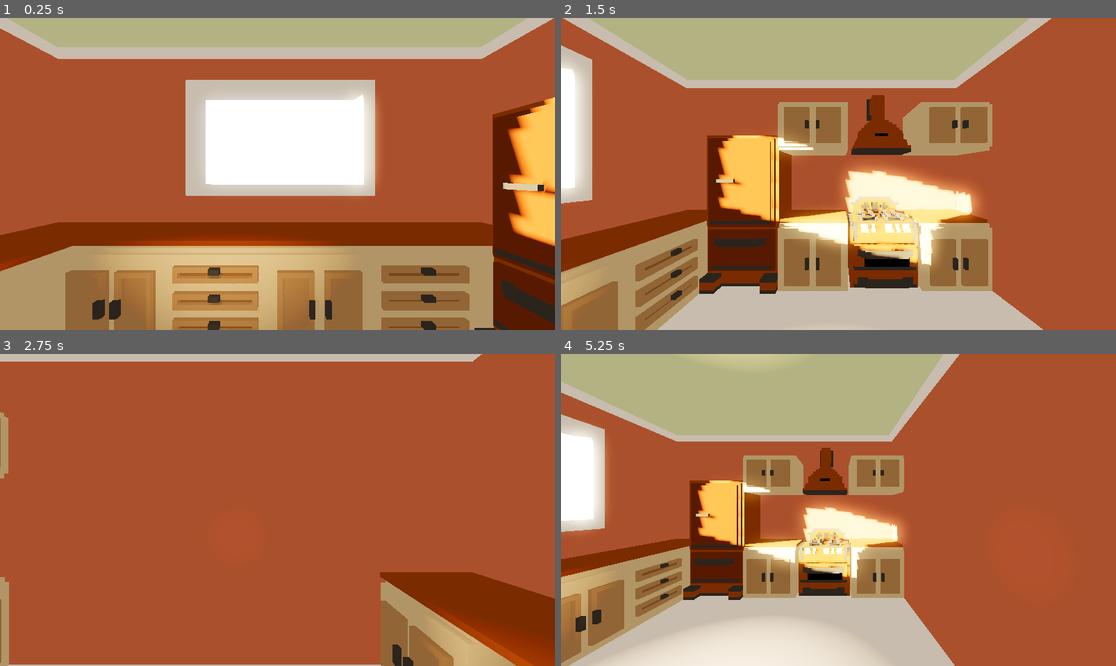
Above: before the commit, frames 1-4 (two rows, left to right).
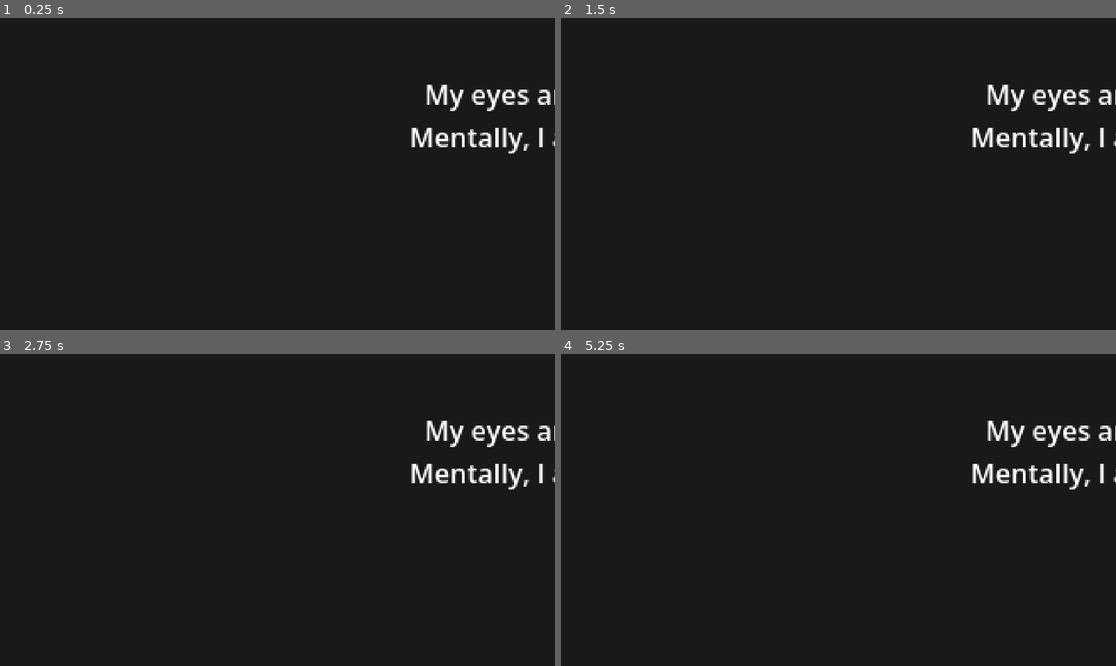
Above: after the commit, the same moments.

Repository: yaroslavprotsenko/GotodAssigment
Game: Godot game, scene res://game.tscn
Same seed, same stepped clock (60 frames per second), same inputs: the game is played once before the commit and once after it.
Inputs:
- Up to frame 1 (0.25 s): no input
- Up to frame 2 (1.5 s): tap Enter at 0.5 s; hold D (turn_right) 0.53-1.28 s; tap Space at 1.25 s; hold S (move_backward) from 1.28 s (still down)
- Up to frame 3 (2.75 s): tap Enter at 2 s; release S (move_backward) at 2.03 s; hold D (turn_right) from 2.03 s (still down)
- Up to frame 4 (5.25 s): tap Space at 2.75, 4.25 s; release D (turn_right) at 2.78 s; hold W (move_forward) 2.78-3.53 s; tap Enter at 3.5 s; hold A (turn_left) 3.53-5.03 s; hold S (move_backward) from 5.03 s (still down)

The runs differ from the first frame. In frame 1, 99% of the frame differs, in the area x 0-100%, y 0-100%; in frame 2, 98%; in frame 3, 100%; in frame 4, 99%.

Commit message:
newupdate

Diff:
--- a/mygodotgame/3dScene.tscn
+++ b/mygodotgame/3dScene.tscn
@@ -36,7 +36,7 @@
 [sub_resource type="PhysicsMaterial" id="PhysicsMaterial_kedpp"]
 
 [sub_resource type="BoxShape3D" id="BoxShape3D_ckdsl"]
-size = Vector3(12.28867, 2.6815186, 1.6916046)
+size = Vector3(8.61639, 2.6815186, 1.8544693)
 
 [sub_resource type="Environment" id="Environment_kedpp"]
 background_mode = 1
@@ -73,6 +73,18 @@
 transform = Transform3D(-1.0167078e-08, 0.6209127, 0, -0.23259564, -2.7140954e-08, 0, 0, 0, 0.031097688, -2.4390922, 4.510995, -5.9368534)
 mesh = SubResource("BoxMesh_tnv5d")
 
+[node name="Floor14" type="MeshInstance3D" parent="." unique_id=77861400]
+transform = Transform3D(-2.3845988e-08, 0.6209127, 0, -0.54553264, -2.7140954e-08, 0, 0, 0, 0.031097688, -2.4525836, 1.3681486, 4.57591)
+mesh = SubResource("BoxMesh_tnv5d")
+
+[node name="Floor16" type="MeshInstance3D" parent="." unique_id=1493960213]
+transform = Transform3D(-0.193209, -5.4281905e-08, 0, 1.689087e-08, -0.6209127, 0, 0, 0, 0.031097692, -1.1455643, 5.0313663, 4.57591)
+mesh = SubResource("BoxMesh_tnv5d")
+
+[node name="Floor15" type="MeshInstance3D" parent="." unique_id=1588304652]
+transform = Transform3D(-2.3845988e-08, 0.6209127, 0, -0.54553264, -2.7140954e-08, 0, 0, 0, 0.031097688, 0.0753696, 1.3681486, 4.57591)
+mesh = SubResource("BoxMesh_tnv5d")
+
 [node name="Floor9" type="MeshInstance3D" parent="." unique_id=1090365437]
 transform = Transform3D(-1.0167078e-08, 0.6209127, 0, -0.23259564, -2.7140954e-08, 0, 0, 0, 0.031097688, 2.5987444, 4.510995, -5.9368534)
 mesh = SubResource("BoxMesh_tnv5d")
@@ -180,7 +192,7 @@
 mesh = ExtResource("3_i7fgw")
 
 [node name="KitchenTableV7" type="MeshInstance3D" parent="." unique_id=24215761]
-transform = Transform3D(-4.9125568e-08, 0, -0.9671252, 0, 1.0421898, 0, 1.123862, 0, -4.2274383e-08, 4.906562, -1.0471423, -2.9665205)
+transform = Transform3D(-4.9125568e-08, 0, -0.9671252, 0, 1.0421898, 0, 1.123862, 0, -4.2274383e-08, 5.00179, -1.0471423, -2.9665205)
 mesh = ExtResource("4_kedpp")
 
 [node name="StaticBody3D" type="StaticBody3D" parent="." unique_id=1089926824]
@@ -191,7 +203,7 @@
 mesh = ExtResource("1_wk40s")
 
 [node name="CollisionShape3D" type="CollisionShape3D" parent="StaticBody3D" unique_id=860827787]
-transform = Transform3D(1, 0, 0, 0, 1, 0, 0, 0, 1, 0.06060797, 1.662783, -0.047456264)
+transform = Transform3D(1, 0, 0, 0, 1, 0, 0, 0, 1, 0.8336674, 1.6996512, 0.025351048)
 shape = SubResource("BoxShape3D_ckdsl")
 
 [node name="StaticBody3D4" type="StaticBody3D" parent="." unique_id=1412474296]
@@ -202,7 +214,7 @@
 mesh = ExtResource("1_wk40s")
 
 [node name="CollisionShape3D" type="CollisionShape3D" parent="StaticBody3D4" unique_id=343597202]
-transform = Transform3D(1, 0, 0, 0, 1, 0, 0, 0, 1, 0.953995, 1.662783, -0.06713867)
+transform = Transform3D(1, 0, 0, 0, 1, 0, 0, 0, 1, 3.584808, 1.6612747, 0.0087656975)
 shape = SubResource("BoxShape3D_ckdsl")
 
 [node name="StaticBody3D5" type="StaticBody3D" parent="." unique_id=549828551]
@@ -213,7 +225,18 @@
 mesh = ExtResource("1_wk40s")
 
 [node name="CollisionShape3D" type="CollisionShape3D" parent="StaticBody3D5" unique_id=1898197512]
-transform = Transform3D(1, 0, 0, 0, 1, 0, 0, 0, 1, 1.1364002, 1.6627834, 0.023979187)
+transform = Transform3D(1, 0, 0, 0, 1, 0, 0, 0, 1, 3.1388044, 1.6627834, 0.02398014)
+shape = SubResource("BoxShape3D_ckdsl")
+
+[node name="StaticBody3D6" type="StaticBody3D" parent="." unique_id=1125784312]
+transform = Transform3D(-4.5555563e-08, 0, 1.0421898, 0, 1.0421898, 0, -1.0421898, 0, -4.5555563e-08, 5.235975, -1.0471423, 3.4937062)
+physics_material_override = SubResource("PhysicsMaterial_kedpp")
+
+[node name="KitchenTableV8" type="MeshInstance3D" parent="StaticBody3D6" unique_id=251607009]
+mesh = ExtResource("1_wk40s")
+
+[node name="CollisionShape3D" type="CollisionShape3D" parent="StaticBody3D6" unique_id=1875622252]
+transform = Transform3D(1, 0, 0, 0, 1, 0, 0, 0, 1, 3.1388044, 1.6627834, 0.02398014)
 shape = SubResource("BoxShape3D_ckdsl")
 
 [node name="KitchenTableV11" type="MeshInstance3D" parent="." unique_id=1758594624]
--- /dev/null
+++ b/mygodotgame/Menu.tscn
@@ -0,0 +1,267 @@
+[gd_scene format=3 uid="uid://bid8bx0uiwfis"]
+
+[ext_resource type="Script" uid="uid://bmo50xvwmkwoo" path="res://menu.gd" id="1_uubjt"]
+
+[node name="Control" type="Control" unique_id=2094378602]
+layout_mode = 3
+anchors_preset = 15
+anchor_right = 1.0
+anchor_bottom = 1.0
+grow_horizontal = 2
+grow_vertical = 2
+script = ExtResource("1_uubjt")
+
+[node name="Backround" type="ColorRect" parent="." unique_id=707539449]
+layout_mode = 0
+offset_left = -168.0
+offset_right = 984.0
+offset_bottom = 649.0
+scale = Vector2(1.279999, 1)
+color = Color(0.101960786, 0.09803922, 0.09803922, 1)
+
+[node name="Start" type="Panel" parent="." unique_id=900018316]
+layout_mode = 0
+offset_left = 16.0
+offset_top = 40.0
+offset_right = 916.0
+offset_bottom = 460.0
+scale = Vector2(1.25, 1.25)
+
+[node name="VBoxContainer" type="VBoxContainer" parent="Start" unique_id=1111574221]
+layout_mode = 0
+offset_left = -179.2
+offset_top = 12.799998
+offset_right = 720.8
+offset_bottom = 432.8
+scale = Vector2(1.3285179, 1.2959199)
+
+[node name="Label" type="Label" parent="Start/VBoxContainer" unique_id=1083702135]
+layout_mode = 2
+text = "My eyes are technically open.
+Mentally, I am still unconscious."
+horizontal_alignment = 1
+vertical_alignment = 1
+
+[node name="VBoxContainer2" type="VBoxContainer" parent="Start" unique_id=754207019]
+layout_mode = 0
+offset_left = -208.80003
+offset_top = 288.0
+offset_right = 691.19995
+offset_bottom = 407.0
+scale = Vector2(1.375, 1.375)
+theme_override_constants/separation = 10
+
+[node name="Button_Get Up" type="Button" parent="Start/VBoxContainer2" unique_id=636997287]
+layout_mode = 2
+text = "Get up"
+
+[node name="Button_Sleep 5 more minutes" type="Button" parent="Start/VBoxContainer2" unique_id=421075569]
+layout_mode = 2
+text = "Sleep 5 more minutes"
+
+[node name="A" type="Panel" parent="." unique_id=1114793825]
+visible = false
+layout_mode = 0
+offset_left = 16.0
+offset_top = 40.0
+offset_right = 916.0
+offset_bottom = 460.0
+scale = Vector2(1.25, 1.25)
+
+[node name="VBoxContainer" type="VBoxContainer" parent="A" unique_id=1541938261]
+layout_mode = 0
+offset_left = -172.8
+offset_top = 12.800001
+offset_right = 727.2
+offset_bottom = 432.8
+scale = Vector2(1.3285179, 1.5096799)
+
+[node name="Label" type="Label" parent="A/VBoxContainer" unique_id=1051074864]
+layout_mode = 2
+text = "Why am I even getting up?"
+horizontal_alignment = 1
+vertical_alignment = 1
+
+[node name="VBoxContainer2" type="VBoxContainer" parent="A" unique_id=1696043701]
+layout_mode = 0
+offset_left = -192.00002
+offset_top = 224.00003
+offset_right = 708.0
+offset_bottom = 343.00003
+scale = Vector2(1.375, 1.375)
+theme_override_constants/separation = 10
+
+[node name="Button_To go university" type="Button" parent="A/VBoxContainer2" unique_id=1464875132]
+layout_mode = 2
+text = "To go to university"
+
+[node name="Button_To make tea" type="Button" parent="A/VBoxContainer2" unique_id=989539867]
+layout_mode = 2
+text = "To make tea"
+
+[node name="Button_I honestly do not know" type="Button" parent="A/VBoxContainer2" unique_id=1414281858]
+layout_mode = 2
+text = "I honestly do not know"
+
+[node name="B" type="Panel" parent="." unique_id=1973599491]
+visible = false
+layout_mode = 0
+offset_left = 16.0
+offset_top = 40.0
+offset_right = 916.0
+offset_bottom = 460.0
+scale = Vector2(1.25, 1.25)
+
+[node name="VBoxContainer" type="VBoxContainer" parent="B" unique_id=8178967]
+layout_mode = 0
+offset_left = -172.8
+offset_top = 12.800001
+offset_right = 727.2
+offset_bottom = 432.8
+scale = Vector2(1.3285179, 1.5096799)
+
+[node name="Label" type="Label" parent="B/VBoxContainer" unique_id=1111643446]
+layout_mode = 2
+text = "I slept 30 more minutes.
+Incredible. Now I am late and still tired."
+horizontal_alignment = 1
+vertical_alignment = 1
+
+[node name="VBoxContainer2" type="VBoxContainer" parent="B" unique_id=1001589978]
+layout_mode = 0
+offset_left = -192.0
+offset_top = 288.0
+offset_right = 708.0
+offset_bottom = 407.0
+scale = Vector2(1.375, 1.375)
+theme_override_constants/separation = 10
+
+[node name="Button_Continue" type="Button" parent="B/VBoxContainer2" unique_id=88754280]
+layout_mode = 2
+text = "Continue"
+
+[node name="C" type="Panel" parent="." unique_id=1450122299]
+visible = false
+layout_mode = 0
+offset_left = 16.0
+offset_top = 40.0
+offset_right = 916.0
+offset_bottom = 460.0
+scale = Vector2(1.25, 1.25)
+
+[node name="VBoxContainer" type="VBoxContainer" parent="C" unique_id=4379069]
+layout_mode = 0
+offset_left = -172.80002
+offset_top = 12.800001
+offset_right = 727.19995
+offset_bottom = 432.8
+scale = Vector2(1.3285179, 1.5096799)
+
+[node name="Label" type="Label" parent="C/VBoxContainer" unique_id=2138409319]
+layout_mode = 2
+text = "Wake up. Go to class. Come home. Sleep again.
+This is either adulthood or a very boring loop."
+horizontal_alignment = 1
+vertical_alignment = 1
+
+[node name="VBoxContainer2" type="VBoxContainer" parent="C" unique_id=1409006467]
+layout_mode = 0
+offset_left = -192.0
+offset_top = 288.0
+offset_right = 708.0
+offset_bottom = 407.0
+scale = Vector2(1.375, 1.375)
+theme_override_constants/separation = 10
+
+[node name="Button_Continue" type="Button" parent="C/VBoxContainer2" unique_id=78175256]
+layout_mode = 2
+text = "Continue"
+
+[node name="D" type="Panel" parent="." unique_id=17042461]
+visible = false
+layout_mode = 0
+offset_left = 16.0
+offset_top = 40.0
+offset_right = 916.0
+offset_bottom = 460.0
+scale = Vector2(1.25, 1.25)
+
+[node name="VBoxContainer" type="VBoxContainer" parent="D" unique_id=1263487127]
+layout_mode = 0
+offset_left = -172.80002
+offset_top = 12.800001
+offset_right = 727.19995
+offset_bottom = 432.8
+scale = Vector2(1.3285179, 1.5096799)
+
+[node name="Label" type="Label" parent="D/VBoxContainer" unique_id=1209982439]
+layout_mode = 2
+text = "Maybe I am in the Matrix.
+Matrix 3 was terrible, so I hope not."
+horizontal_alignment = 1
+vertical_alignment = 1
+
+[node name="VBoxContainer2" type="VBoxContainer" parent="D" unique_id=489001207]
+layout_mode = 0
+offset_left = -192.0
+offset_top = 288.0
+offset_right = 708.0
+offset_bottom = 407.0
+scale = Vector2(1.375, 1.375)
+theme_override_constants/separation = 10
+
+[node name="Button_Continue" type="Button" parent="D/VBoxContainer2" unique_id=534147485]
+layout_mode = 2
+text = "Go to the kitchen"
+
+[node name="E" type="Panel" parent="." unique_id=918399737]
+visible = false
+layout_mode = 0
+offset_left = 16.0
+offset_top = 40.0
+offset_right = 916.0
+offset_bottom = 460.0
+scale = Vector2(1.25, 1.25)
+
+[node name="VBoxContainer" type="VBoxContainer" parent="E" unique_id=1070940187]
+layout_mode = 0
+offset_left = -172.80002
+offset_top = 12.800001
+offset_right = 727.19995
+offset_bottom = 432.8
+scale = Vector2(1.3285179, 1.5096799)
+
+[node name="Label" type="Label" parent="E/VBoxContainer" unique_id=1923527455]
+layout_mode = 2
+text = "One cup of tea.
+One small reason to keep going."
+horizontal_alignment = 1
+vertical_alignment = 1
+
+[node name="VBoxContainer2" type="VBoxContainer" parent="E" unique_id=487447722]
+layout_mode = 0
+offset_left = -192.00002
+offset_top = 249.6
+offset_right = 708.0
+offset_bottom = 368.6
+scale = Vector2(1.375, 1.375)
+theme_override_constants/separation = 10
+
+[node name="Button_Start" type="Button" parent="E/VBoxContainer2" unique_id=848623191]
+layout_mode = 2
+text = "Start"
+
+[node name="Button_Not today" type="Button" parent="E/VBoxContainer2" unique_id=984100042]
+layout_mode = 2
+text = "Not today"
+
+[connection signal="pressed" from="Start/VBoxContainer2/Button_Get Up" to="." method="start_to_a"]
+[connection signal="pressed" from="Start/VBoxContainer2/Button_Sleep 5 more minutes" to="." method="start_to_b"]
+[connection signal="pressed" from="A/VBoxContainer2/Button_To go university" to="." method="a_to_c"]
+[connection signal="pressed" from="A/VBoxContainer2/Button_To make tea" to="." method="a_to_c"]
+[connection signal="pressed" from="A/VBoxContainer2/Button_I honestly do not know" to="." method="a_to_c"]
+[connection signal="pressed" from="B/VBoxContainer2/Button_Continue" to="." method="b_to_a"]
+[connection signal="pressed" from="C/VBoxContainer2/Button_Continue" to="." method="c_to_d"]
+[connection signal="pressed" from="D/VBoxContainer2/Button_Continue" to="." method="d_to_e"]
+[connection signal="pressed" from="E/VBoxContainer2/Button_Start" to="." method="start_game"]
+[connection signal="pressed" from="E/VBoxContainer2/Button_Not today" to="." method="b_to_a"]
--- a/mygodotgame/game.tscn
+++ b/mygodotgame/game.tscn
@@ -1,12 +1,18 @@
 [gd_scene format=3 uid="uid://duvh3yc0jlmv1"]
 
 [ext_resource type="PackedScene" uid="uid://bknhocr6hlnpc" path="res://player.tscn" id="1_80nbo"]
+[ext_resource type="PackedScene" uid="uid://bid8bx0uiwfis" path="res://Menu.tscn" id="1_feb5d"]
 [ext_resource type="PackedScene" uid="uid://drx2ss18ja26r" path="res://3dScene.tscn" id="2_e2o6t"]
 
 [node name="Node3D" type="Node3D" unique_id=1081365637]
 
 [node name="Node3D" parent="." unique_id=1288366345 instance=ExtResource("2_e2o6t")]
-transform = Transform3D(1.0056641, 0, 0, 0, 1.0056641, 0, 0, 0, 1.0056641, -0.00041604042, -5.507469e-05, -0.00058460236)
+transform = Transform3D(1.0056641, 0, 0, 0, 1.0056641, 0, 0, 0, 1.0056641, -0.0025114417, -0.006978035, 0.0020998716)
 
 [node name="Player2" parent="." unique_id=1890724467 instance=ExtResource("1_80nbo")]
-transform = Transform3D(1.4338706, 0, 0, 0, 3.5081632, 0, 0, 0, 1.4916823, 0, 0, 0)
+transform = Transform3D(1.4338706, 0, 0, 0, 3.5081632, 0, 0, 0, 1.4916823, -1.1749413, 0, 3.7851784)
+
+[node name="Control" parent="." unique_id=2094378602 instance=ExtResource("1_feb5d")]
+offset_left = 144.0
+offset_right = 144.0
+scale = Vector2(2.105, 2.105)
--- /dev/null
+++ b/mygodotgame/menu.gd
@@ -0,0 +1,42 @@
+extends Control
+
+func _ready():
+	$A.hide()
+	$B.hide()
+	$C.hide()
+	$D.hide()
+	$E.hide()
+
+func start_to_a():
+	$Start.hide()
+	$A.show()
+
+func start_to_b():
+	$Start.hide()
+	$B.show()
+
+func b_to_a():
+	$B.hide()
+	$A.show()
+
+func a_to_c():
+	$A.hide()
+	$C.show()
+
+func c_to_d():
+	$C.hide()
+	$D.show()
+
+func d_to_e():
+	$D.hide()
+	$E.show()
+
+func start_game():
+	$E.hide()
+
+	var tween = create_tween()
+	tween.tween_property($Backround, "modulate:a", 0.0, 1.0)
+
+	await tween.finished
+
+	queue_free()
Not shown, added: mygodotgame/menu.gd.uid
